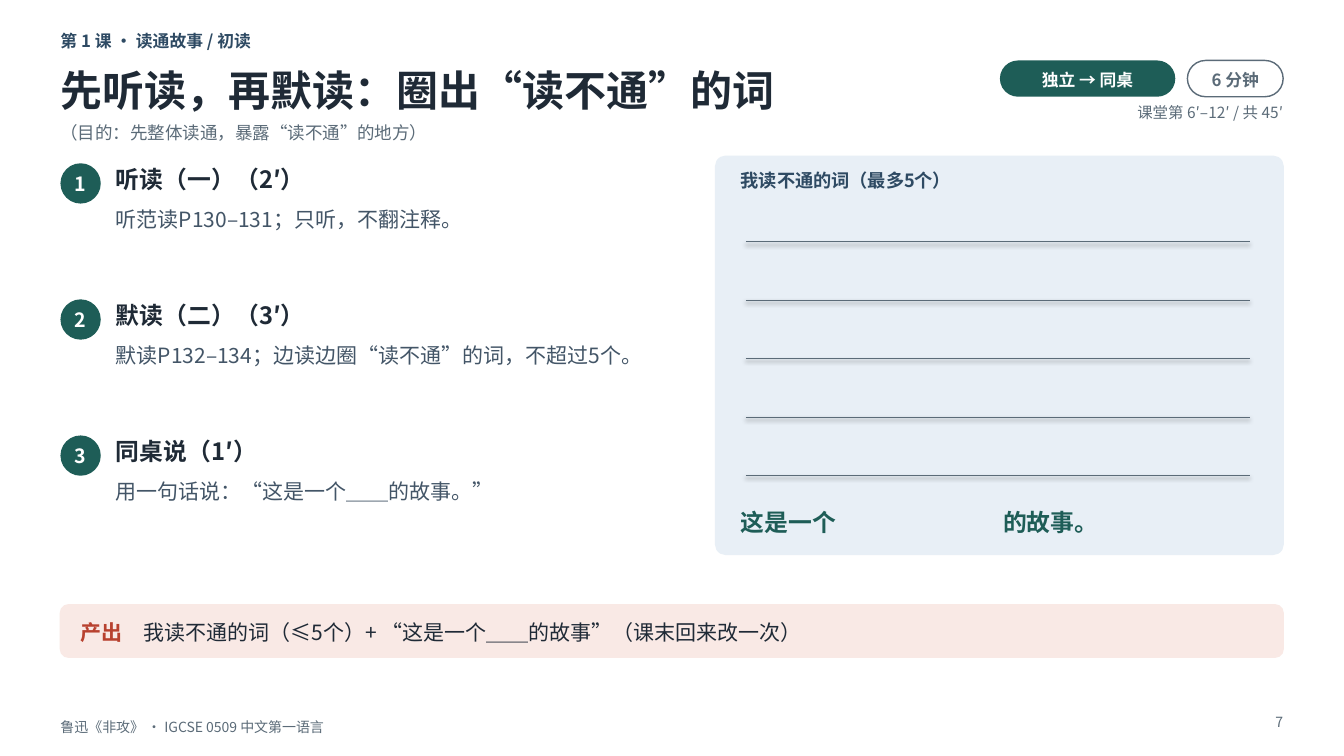
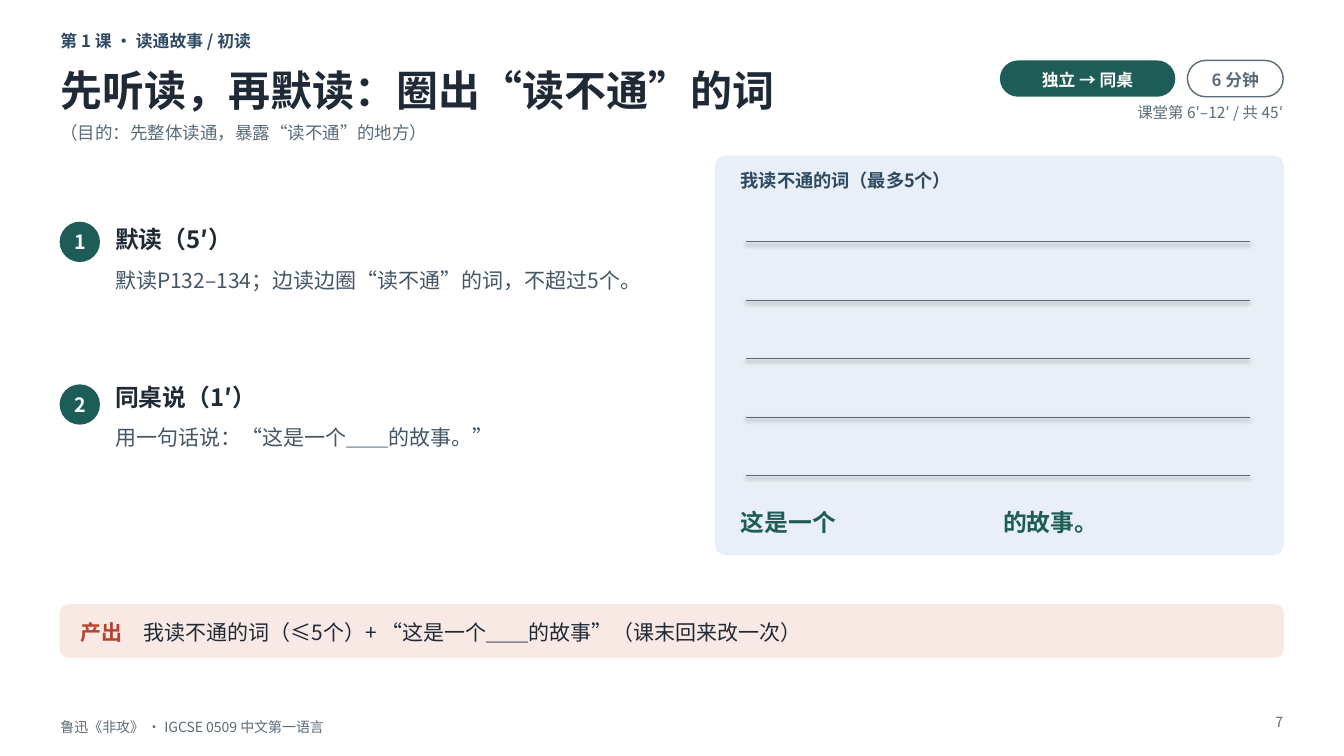
Before and after one commit to darcyduan2026/igcse-0509, a slide deck: slide 7 of 0509_LTP + Lesson slides/3.5_短篇小说《非攻》鲁迅/0509_3.5_短篇小说_鲁迅《非攻》_4课时_课堂课件_v3.1_课上完成版.pptx. Drawn at 1344x756 pixels with LibreOffice and Linux fonts; fonts in the diff are those of the drawing. Boxes give left, top, right and bottom in pixels: in the first picture for what was removed or moved away, otherwise in the second. Text is boxed around its words. In the diff, an @@ line names an element or a change of style, - is before the commit and + after.

```diff
--- a/0509_LTP + Lesson slides/3.5_短篇小说《非攻》鲁迅/0509_3.5_短篇小说_鲁迅《非攻》_4课时_课堂课件_v3.1_课上完成版.pptx
+++ b/0509_LTP + Lesson slides/3.5_短篇小说《非攻》鲁迅/0509_3.5_短篇小说_鲁迅《非攻》_4课时_课堂课件_v3.1_课上完成版.pptx
@@ text removed at (x1=116, y1=167, x2=305, y2=191) @@
-听读（一）（2′）
@@ text removed at (x1=116, y1=209, x2=462, y2=230) @@
-听范读P130–131；只听，不翻注释。
@@ ellipse "1" moved from (x1=60, y1=163, x2=101, y2=204) to (x1=59, y1=222, x2=100, y2=262) @@
@@ text at (x1=115, y1=227, x2=232, y2=251): text changed @@
-默读（二）（3′）
+默读（5′）
@@ text "默读P132–134；边读边圈“读不通”的词，不超过5个。" moved from (x1=116, y1=345, x2=642, y2=366) to (x1=115, y1=270, x2=641, y2=291) @@
@@ ellipse "2" moved from (x1=60, y1=299, x2=101, y2=340) to (x1=59, y1=384, x2=100, y2=424) @@
@@ text "同桌说（1′）" moved from (x1=116, y1=439, x2=257, y2=463) to (x1=115, y1=385, x2=256, y2=409) @@
@@ ellipse removed at (x1=60, y1=436, x2=101, y2=476) @@
-3
@@ text "用一句话说：“这是一个＿＿的故事。”" moved from (x1=116, y1=481, x2=494, y2=502) to (x1=115, y1=427, x2=493, y2=448) @@
```
Also in this commit, not shown: 1 other slide changed, 1 slide added, 14 other files.
